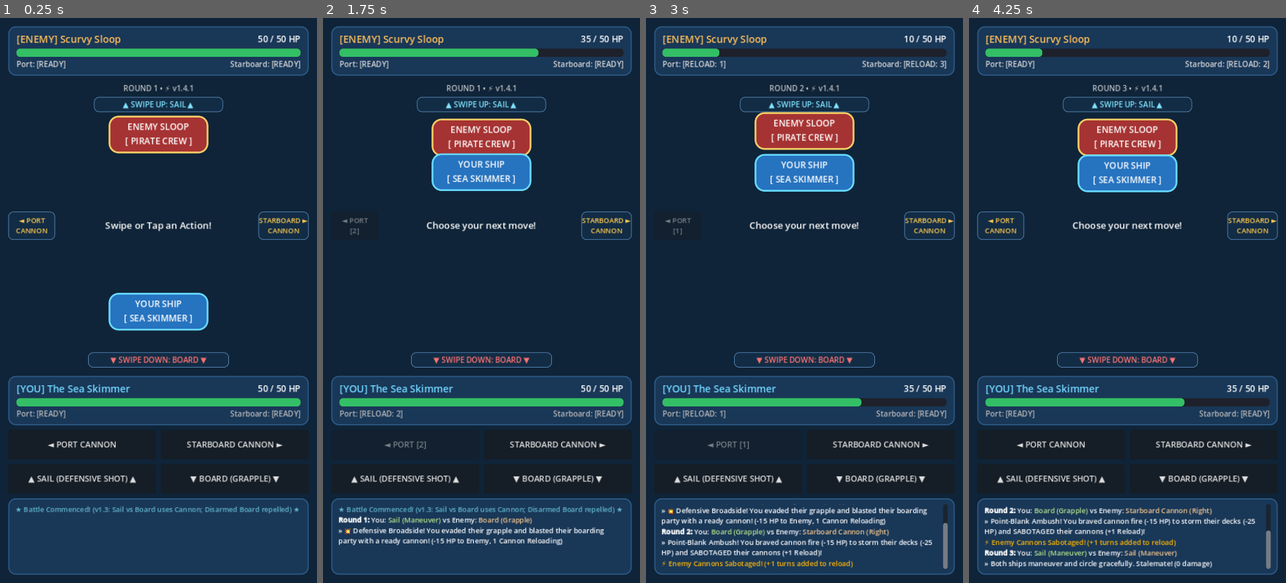
Above: before the commit, frames 1-4 (left to right).
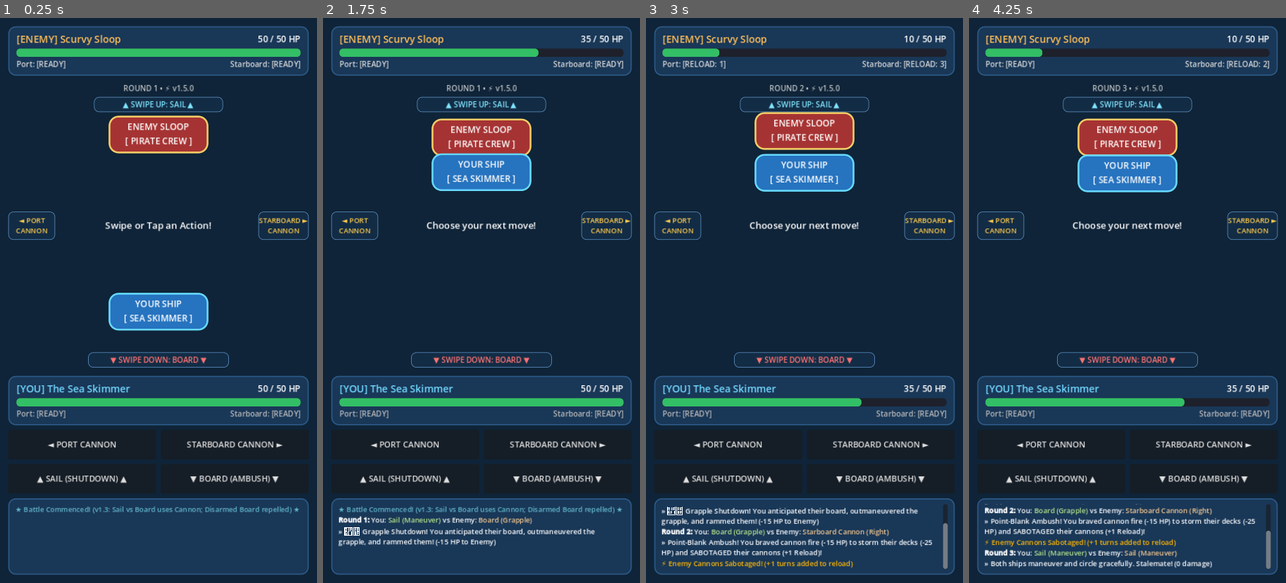
Above: after the commit, the same moments.

Repository: ajknox-agent/rogue-swipe
Game: Godot game, scene res://scenes/battle.tscn
The game is run twice, just before and just after one commit, with the same random seed, the same clock (stepped at 60 frames per second) and the same inputs.
Inputs (mouse positions are in pixels of both pictures, inside the frame that each line leads up to):
- Up to frame 1 (0.25 s): no input
- Up to frame 2 (1.75 s): tap Enter at 0.5 s; drag from (481, 300) to (513, 176) at 0.52 s; drag from (418, 328) to (465, 413) at 1.27 s
- Up to frame 3 (3 s): move the mouse to (836, 176) at 2.02 s; hold D 2.03-2.75 s; drag from (788, 413) to (709, 215) at 2.77 s
- Up to frame 4 (4.25 s): move the mouse to (1222, 385) at 3.52 s; hold A from 3.53 s (still down)

The runs differ from the first frame. In frame 1, 0.4% of the frame differs, in the area x 8-89%, y 11-83%; in frame 2, 2.0%, in the area x 2-89%, y 11-94%; in frame 3, 1.9%; in frame 4, 0.4%.

Commit message:
Implement 3-Pillars combat balance: Power Cannon, Turtle Punish, and Grapple Shutdown

Diff:
--- a/config.json
+++ b/config.json
@@ -1,6 +1,6 @@
 {
-  "config_version": "1.4.1",
-  "config_name": "Live Tuning System Online",
+  "config_version": "1.5.0",
+  "config_name": "The 3 Pillars: Power, Punish & Shutdown",
   "max_hp": 50,
   "cannon_damage": 15,
   "cannon_vs_sail_damage": 8,
@@ -10,7 +10,7 @@
   "grapeshot_repel_damage": 20,
   "cannon_cooldown_turns": 2,
   "board_sabotage_turns": 1,
-  "sail_consumes_cannon": true,
-  "unsuppressed_board_penalized": true,
-  "enemy_ai_aggression": 0.65
+  "sail_consumes_cannon": false,
+  "unsuppressed_board_penalized": false,
+  "enemy_ai_aggression": 0.55
 }
--- a/scripts/battle_manager.gd
+++ b/scripts/battle_manager.gd
@@ -354,16 +354,19 @@
 		btn_starboard.text = "STARBOARD CANNON ►"
 		edge_hint_right.text = "STARBOARD ►\nCANNON"
 
-	# Dynamic Sail / Board hints based on cannon readiness
-	if p_cannons_ready == 0:
+	# Dynamic Sail / Board hints based on config
+	if config.sail_consumes_cannon and p_cannons_ready == 0:
 		btn_sail.text = "▲ SAIL (EVADE - 0 DMG) ▲"
 		edge_hint_top.text = "▲ SWIPE UP: SAIL (EVADE) ▲"
+	else:
+		btn_sail.text = "▲ SAIL (SHUTDOWN) ▲"
+		edge_hint_top.text = "▲ SWIPE UP: SAIL ▲"
+
+	if config.unsuppressed_board_penalized and p_cannons_ready == 0:
 		btn_board.text = "▼ BOARD (⚠️ NO COVER) ▼"
 		edge_hint_bottom.text = "▼ SWIPE DOWN: BOARD (⚠️ NO COVER) ▼"
 	else:
-		btn_sail.text = "▲ SAIL (DEFENSIVE SHOT) ▲"
-		edge_hint_top.text = "▲ SWIPE UP: SAIL ▲"
-		btn_board.text = "▼ BOARD (GRAPPLE) ▼"
+		btn_board.text = "▼ BOARD (AMBUSH) ▼"
 		edge_hint_bottom.text = "▼ SWIPE DOWN: BOARD ▼"
 
 	_set_buttons_enabled(current_state == State.PLAYER_TURN)
--- a/scripts/combat_resolver.gd
+++ b/scripts/combat_resolver.gd
@@ -132,11 +132,13 @@
 	# Case 5: Sail vs Board
 	elif player_act == Action.SAIL and enemy_act == Action.BOARD:
 		if player_has_cannon or not sail_consumes:
-			# Evade AND fire defensive broadside (consumes 1 cannon if enabled)
 			res.player_damage = 0
 			res.enemy_damage = s_ram_dmg
 			res.player_consumed_defensive_cannon = sail_consumes
-			res.outcome_summary = "💥 Defensive Broadside! You evaded their grapple and blasted their boarding party with a ready cannon! (-%d HP to Enemy, 1 Cannon Reloading)" % s_ram_dmg
+			if sail_consumes:
+				res.outcome_summary = "💥 Defensive Broadside! You evaded their grapple and blasted their boarding party with a ready cannon! (-%d HP to Enemy, 1 Cannon Reloading)" % s_ram_dmg
+			else:
+				res.outcome_summary = "🛡️ Grapple Shutdown! You anticipated their board, outmaneuvered the grapple, and rammed them! (-%d HP to Enemy)" % s_ram_dmg
 			res.advantage = "PLAYER"
 		else:
 			# Disarmed: Evade only, cannot return fire!
@@ -148,11 +150,13 @@
 
 	elif player_act == Action.BOARD and enemy_act == Action.SAIL:
 		if enemy_has_cannon or not sail_consumes:
-			# Enemy evades and fires defensive broadside into player
 			res.player_damage = s_ram_dmg
 			res.enemy_damage = 0
 			res.enemy_consumed_defensive_cannon = sail_consumes
-			res.outcome_summary = "⚡ Outmaneuvered! Enemy dodged your grapple and raked your deck with a defensive broadside! (-%d HP to You, Enemy spent a Cannon)" % s_ram_dmg
+			if sail_consumes:
+				res.outcome_summary = "⚡ Outmaneuvered! Enemy dodged your grapple and raked your deck with a defensive broadside! (-%d HP to You, Enemy spent a Cannon)" % s_ram_dmg
+			else:
+				res.outcome_summary = "⚡ Shutdown! Enemy anticipated your board, cut hard, and cut down your boarding party! (-%d HP to You)" % s_ram_dmg
 			res.advantage = "ENEMY"
 		else:
 			# Enemy disarmed: Evades only
